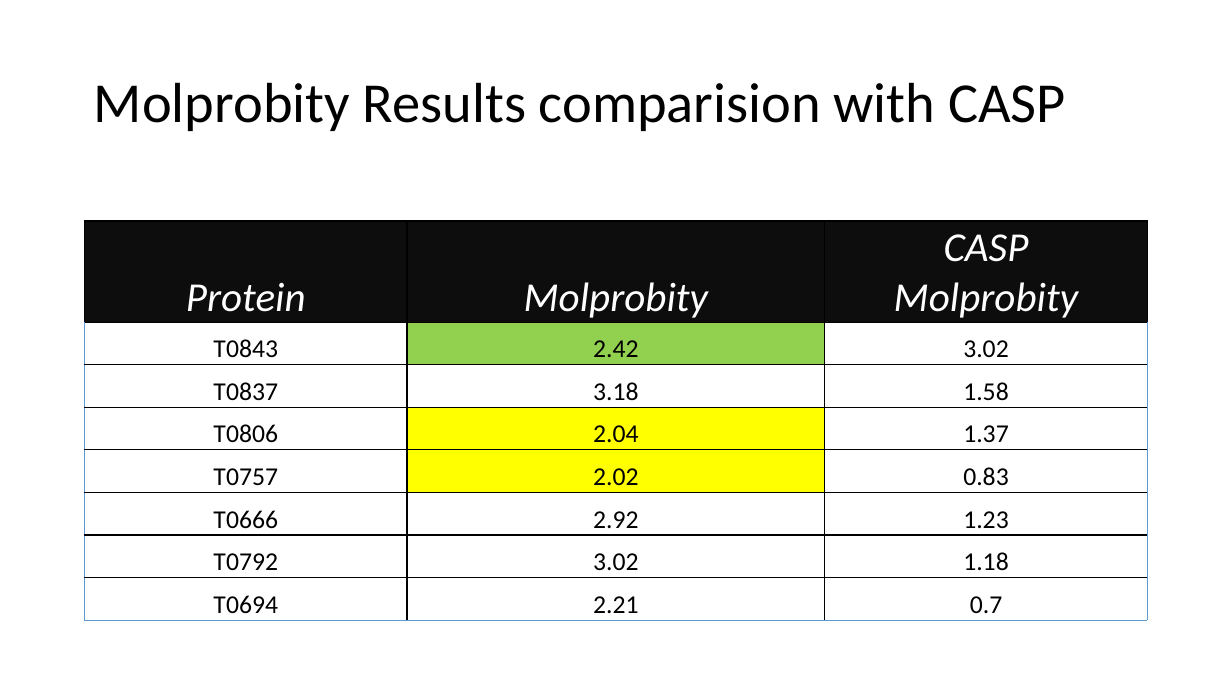
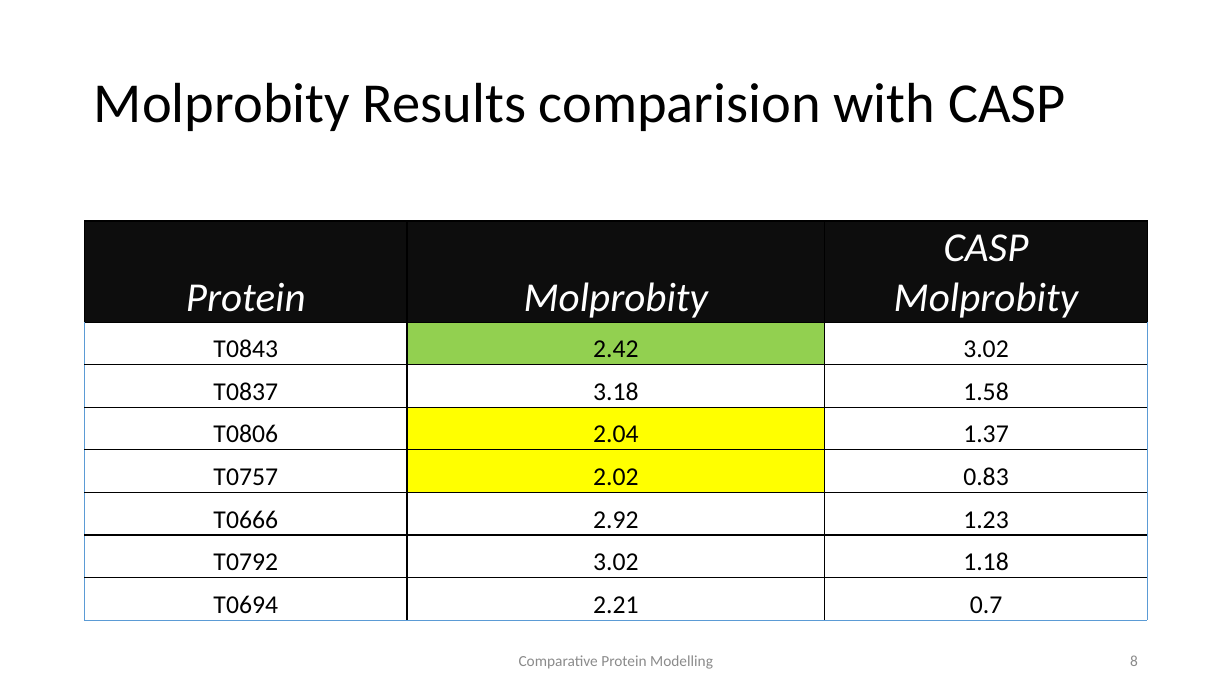
Before and after one commit to SaiManikanta23/Comparative-Protein-Modelling, a slide deck: slide 8 of ComparativeProteinSequence.pptx (slide 2 before the commit). Drawn at 1232x693 pixels with LibreOffice and Linux fonts; fonts in the diff are those of the drawing. Boxes give left, top, right and bottom in pixels: in the first picture for what was removed or moved away, otherwise in the second. Text is boxed around its words. In the diff, an @@ line names an element or a change of style, - is before the commit and + after.

Commit message:
New model with alignment for T0792, ppt and excel update

```diff
--- a/ComparativeProteinSequence.pptx
+++ b/ComparativeProteinSequence.pptx
@@ text added at [519, 655, 713, 669], 12 pt, text #8C8C8C @@
+Comparative Protein Modelling
@@ page number added at [1130, 655, 1138, 666], 12 pt, text #8C8C8C @@
+8
```
Also in this commit, not shown: 3 other slides changed, 9 slides added, 57 other files.
